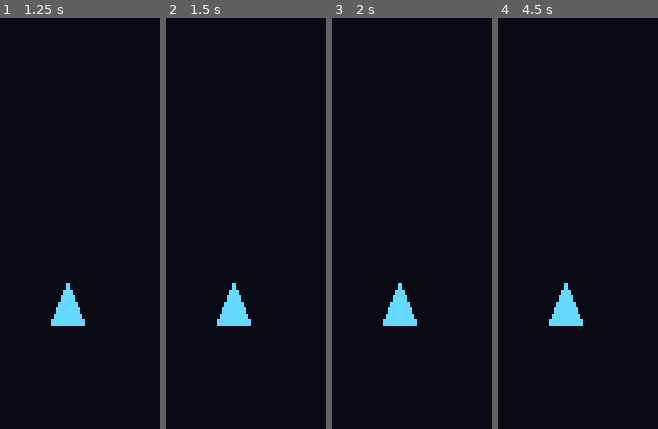
Above: before the commit, frames 1-4 (left to right).
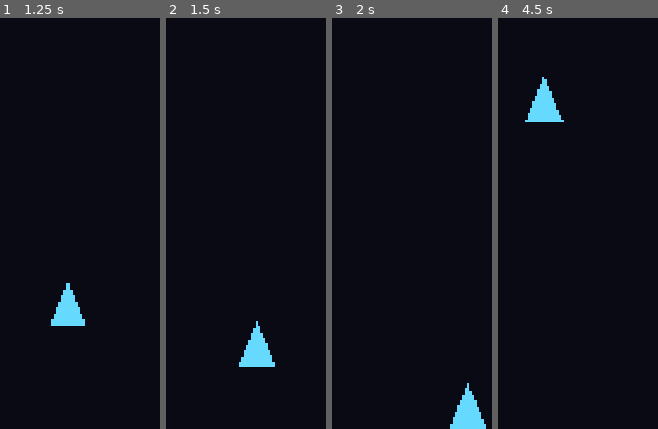
Above: after the commit, the same moments.

Repository: GDPonsoni/Nucleon-Squad-3D
Game: Godot game, scene res://scenes/main.tscn
Same seed, same stepped clock (60 frames per second), same inputs: the game is played once before the commit and once after it.
Inputs (mouse positions are in pixels of both pictures, inside the frame that each line leads up to):
- Up to frame 1 (1.25 s): tap Enter at 0.5 s; move the mouse to (outside the picture) at 0.52 s; click (outside the picture) at 0.67 s
- Up to frame 2 (1.5 s): tap Space at 1.25 s; drag from (outside the picture) to (210, 190) at 1.27 s
- Up to frame 3 (2 s): no input
- Up to frame 4 (4.5 s): tap Enter at 2, 3.5 s; move the mouse to (outside the picture) at 2.02 s; click (outside the picture) at 2.17 s; tap Space at 2.75, 4.25 s; drag from (542, 190) to (outside the picture) at 2.77 s; move the mouse to (outside the picture) at 3.52 s; click (outside the picture) at 3.67 s; drag from (outside the picture) to (outside the picture) at 4.27 s

Frame 1 is identical in both runs. In frame 2, 2.6% of the frame differs, in the area x 31-69%, y 64-85%; in frame 3, 2.6%; in frame 4, 2.6%, in the area x 16-54%, y 14-75%.

Commit message:
feat(player): implementa controle relativo por toque e mouse
Co-Authored-By: Claude Opus 5.5 <noreply@anthropic.com>

Diff:
--- a/project.godot
+++ b/project.godot
@@ -29,6 +29,10 @@
 window/stretch/mode="canvas_items"
 window/stretch/aspect="expand"
 
+[input_devices]
+
+pointing/emulate_touch_from_mouse=true
+
 [physics]
 
 3d/physics_engine="Jolt Physics"
--- a/scripts/core/main.gd
+++ b/scripts/core/main.gd
@@ -1,12 +1,18 @@
 extends Node2D
 ## Cena principal do Marco 0: monta os nós por código.
 
+var touch_input: TouchInput
 var player: Player
 
 
 func _ready() -> void:
 	RenderingServer.set_default_clear_color(Params.background_color)
 
+	touch_input = TouchInput.new()
+	touch_input.name = "TouchInput"
+	add_child(touch_input)
+
 	player = Player.new()
 	player.name = "Player"
 	add_child(player)
+	player.bind_input(touch_input)
--- a/scripts/player/player.gd
+++ b/scripts/player/player.gd
@@ -1,11 +1,27 @@
 class_name Player
 extends Node2D
 ## Nave placeholder: triângulo desenhado por código.
+## Controle relativo: a nave segue o deslocamento do dedo desde o toque inicial.
+
+var _touch_origin: Vector2
+var _ship_origin: Vector2
+var _target: Vector2
 
 
 func _ready() -> void:
 	var rect: Rect2 = get_viewport_rect()
 	position = Vector2(rect.get_center().x, rect.end.y - Params.ship_start_bottom_offset)
+	_target = position
+
+
+func bind_input(touch: TouchInput) -> void:
+	touch.touch_started.connect(_on_touch_started)
+	touch.touch_moved.connect(_on_touch_moved)
+
+
+func _process(delta: float) -> void:
+	# delta já vem escalado pelo time scale: a nave reflete a câmera lenta
+	position = position.move_toward(_target, Params.ship_speed * delta)
 
 
 func _draw() -> void:
@@ -16,3 +32,22 @@
 		Vector2(-half.x, half.y),
 	])
 	draw_colored_polygon(points, Params.ship_color)
+
+
+func _on_touch_started(pos: Vector2) -> void:
+	_touch_origin = pos
+	_ship_origin = position
+	_target = position
+
+
+func _on_touch_moved(pos: Vector2) -> void:
+	var raw: Vector2 = _ship_origin + (pos - _touch_origin) * Params.drag_sensitivity
+	_target = _clamp_to_screen(raw)
+	# Na borda, reancora para a nave responder assim que o dedo voltar
+	_ship_origin += _target - raw
+
+
+func _clamp_to_screen(point: Vector2) -> Vector2:
+	var rect: Rect2 = get_viewport_rect()
+	var half: Vector2 = Params.ship_size * 0.5
+	return point.clamp(rect.position + half, rect.end - half)
--- /dev/null
+++ b/scripts/player/touch_input.gd
@@ -0,0 +1,41 @@
+class_name TouchInput
+extends Node
+## Acompanha um único dedo (o primeiro que tocar) e emite sinais.
+## No PC, o mouse chega como toque via emulate_touch_from_mouse.
+
+signal touch_started(pos: Vector2)
+signal touch_moved(pos: Vector2)
+signal touch_ended
+
+const NO_TOUCH: int = -1
+
+var _index: int = NO_TOUCH
+
+
+func is_touching() -> bool:
+	return _index != NO_TOUCH
+
+
+func _unhandled_input(event: InputEvent) -> void:
+	if event is InputEventScreenTouch:
+		var touch := event as InputEventScreenTouch
+		if touch.pressed and _index == NO_TOUCH:
+			_index = touch.index
+			touch_started.emit(touch.position)
+		elif not touch.pressed and touch.index == _index:
+			_release()
+	elif event is InputEventScreenDrag:
+		var drag := event as InputEventScreenDrag
+		if drag.index == _index:
+			touch_moved.emit(drag.position)
+
+
+func _notification(what: int) -> void:
+	# Perdeu o foco (notificação, troca de app): considera o dedo solto
+	if what == NOTIFICATION_APPLICATION_FOCUS_OUT and is_touching():
+		_release()
+
+
+func _release() -> void:
+	_index = NO_TOUCH
+	touch_ended.emit()
Not shown, added: scripts/player/touch_input.gd.uid
